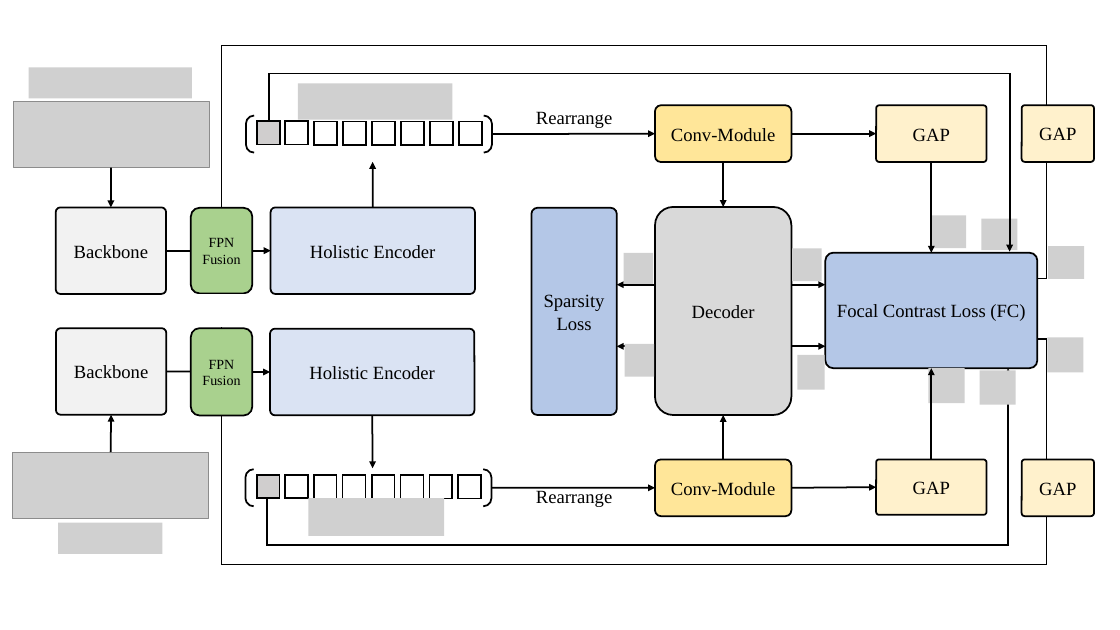
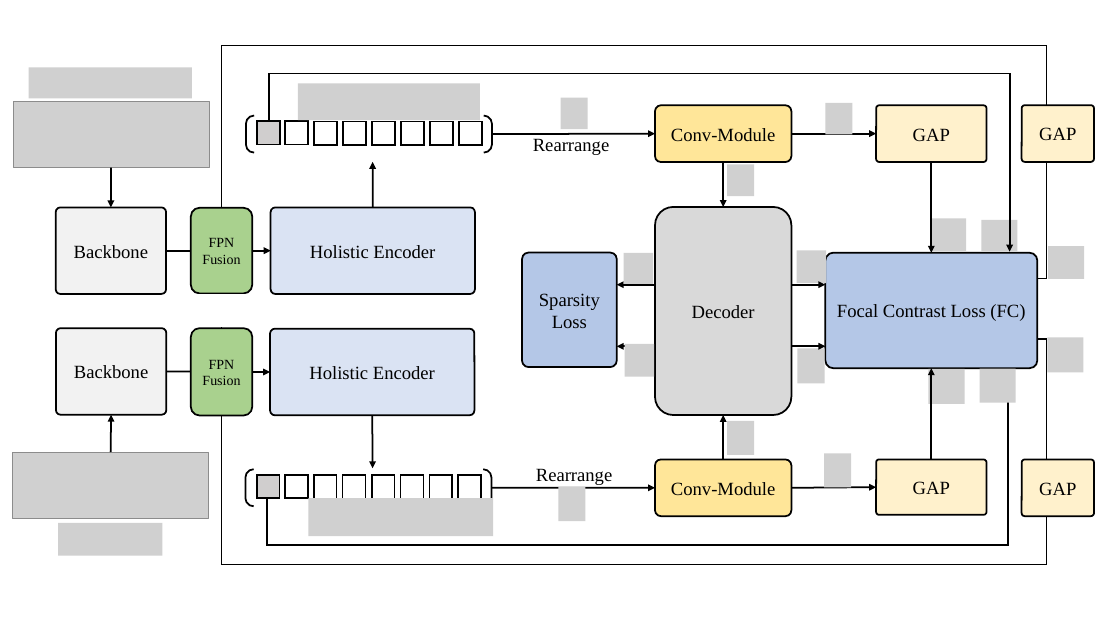
Before and after one commit to MirrichWangD/MUST, a slide deck: slide 3 of 畢業論文/PPT/p.pptx. Drawn at 1120x630 pixels with LibreOffice and Linux fonts; fonts in the diff are those of the drawing; grey boxes stand for pictures. Boxes give left, top, right and bottom in pixels: in the first picture for what was removed or moved away, otherwise in the second. Text is boxed around its words. In the diff, an @@ line names an element or a change of style, - is before the commit and + after.

```diff
--- a/畢業論文/PPT/p.pptx
+++ b/畢業論文/PPT/p.pptx
@@ picture: place and size @@
-picture at <box>298,83,453,119</box>
+picture at <box>298,83,481,120</box>
@@ picture added at <box>560,97,587,129</box> @@
@@ picture added at <box>826,103,853,135</box> @@
@@ text "Rearrange": place and size @@
-text "Rearrange" at <box>536,111,612,128</box>
+text "Rearrange" at <box>533,138,609,155</box>
@@ picture added at <box>728,165,755,197</box> @@
@@ rounded rectangle "Sparsity": place and size @@
-rounded rectangle "Sparsity" at <box>532,208,618,415</box>
+rounded rectangle "Sparsity" at <box>523,253,618,367</box>
@@ picture: place and size @@
-picture at <box>792,249,822,281</box>
+picture at <box>797,250,826,283</box>
@@ picture: place and size @@
-picture at <box>797,355,824,390</box>
+picture at <box>797,349,824,384</box>
@@ picture added at <box>728,421,755,455</box> @@
@@ text "Rearrange": place and size @@
-text "Rearrange" at <box>536,490,612,507</box>
+text "Rearrange" at <box>536,468,612,485</box>
@@ picture added at <box>824,454,851,488</box> @@
@@ picture: place and size @@
-picture at <box>308,498,444,536</box>
+picture at <box>308,498,493,536</box>
@@ picture added at <box>559,487,586,522</box> @@
```
Also in this commit, not shown: 2 other slides changed, 1 slide added, 37 other files.
